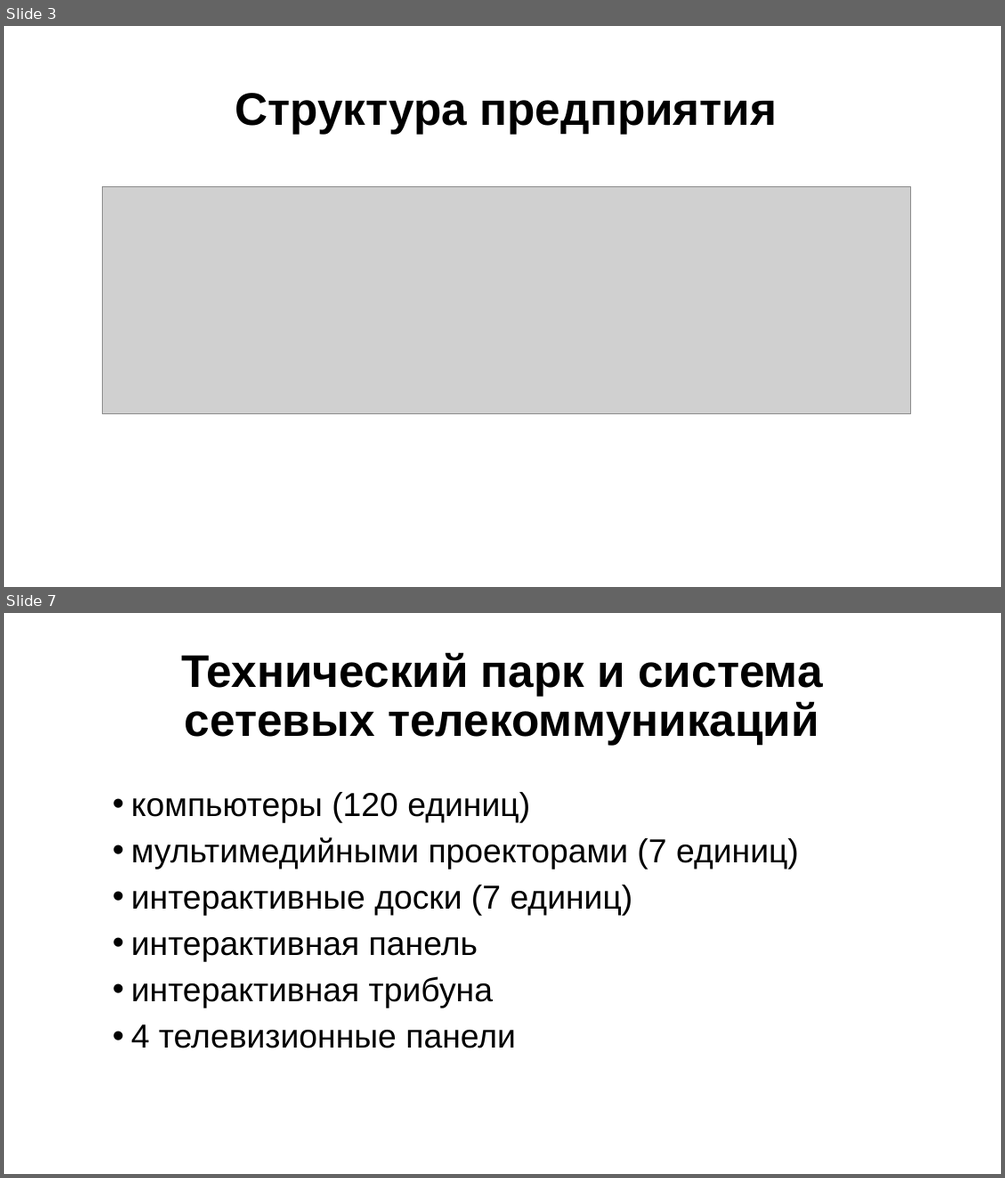
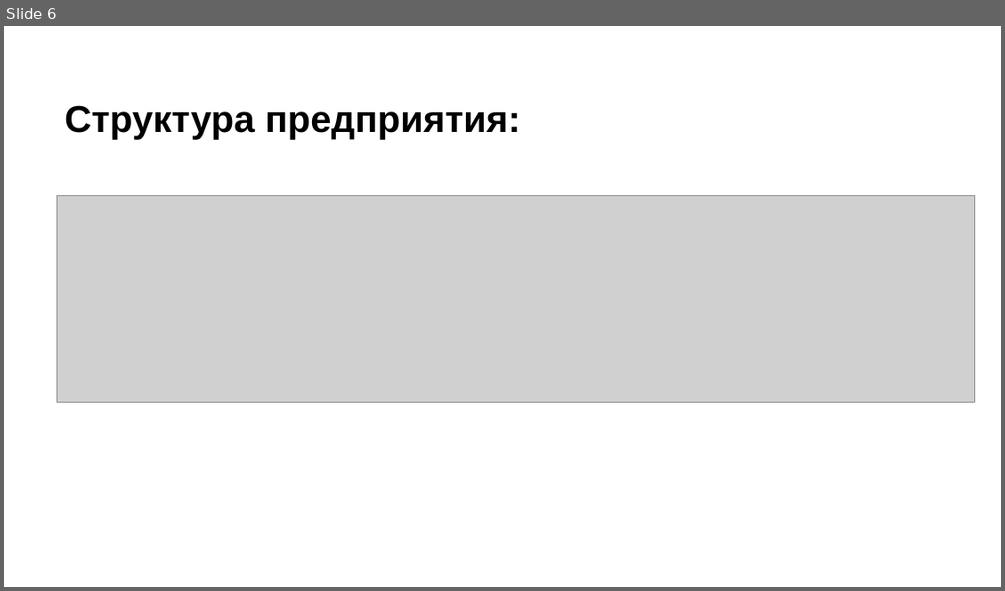
Before and after one commit to dsyt17/works, a slide deck: Отчет по практике/Отчет Гончаров.pptx. Shown one above the other, each under a label of ours: slides 3 and 7 before the commit, slide 6 after it; the slides between them are not shown. The pictures are 1005x1178 and 1005x591 pixels, drawn with LibreOffice and Linux fonts; fonts in the diff are those of the drawing; grey boxes stand for pictures. Boxes give left, top, right and bottom in pixels: in the first picture for what was removed or moved away, otherwise in the second. Text is boxed around its words. In the diff, an @@ line names an element or a change of style, - is before the commit and + after.

```diff
--- a/Отчет по практике/Отчет Гончаров.pptx
+++ b/Отчет по практике/Отчет Гончаров.pptx
@@ slide 7 removed at box(4, 613, 1001, 1174), background #FFFFFF @@
@@ title removed at box(181, 652, 822, 745) @@
-Технический парк и система сетевых телекоммуникаций
@@ text removed at box(131, 792, 799, 1048) @@
-• компьютеры (120 единиц)
-• мультимедийными проекторами (7 единиц)
-• интерактивные доски (7 единиц)
-• интерактивная панель
-• интерактивная трибуна
-• 4 телевизионные панели
@@ what was slide 3 is now slide 6 @@
@@ slide 6 changed as well @@
@@ text "Структура предприятия:" at box(65, 105, 520, 139): vertical alignment middle to top @@
@@ text at box(65, 105, 520, 139): text changed; size 44 to 36 pt @@
-Структура предприятия
+Структура предприятия:
@@ picture: place and size @@
-picture at box(102, 187, 910, 413)
+picture at box(57, 196, 975, 402)
```
Also in this commit, not shown: 2 other slides changed, 8 slides added, 6 other slides removed.
